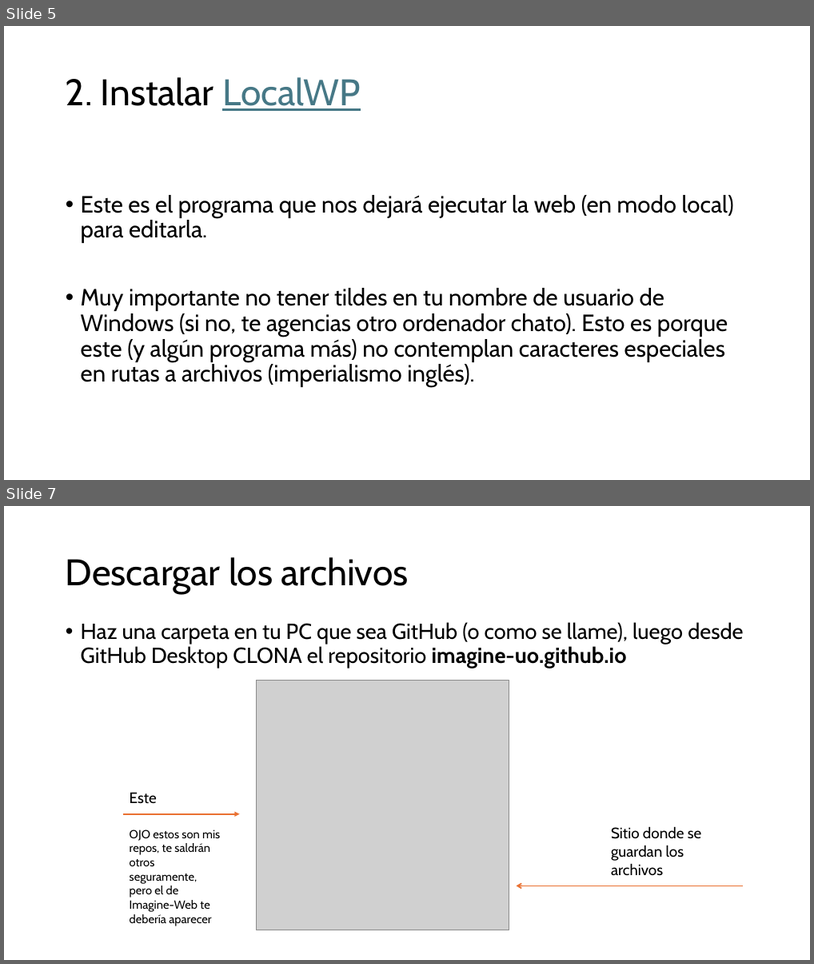
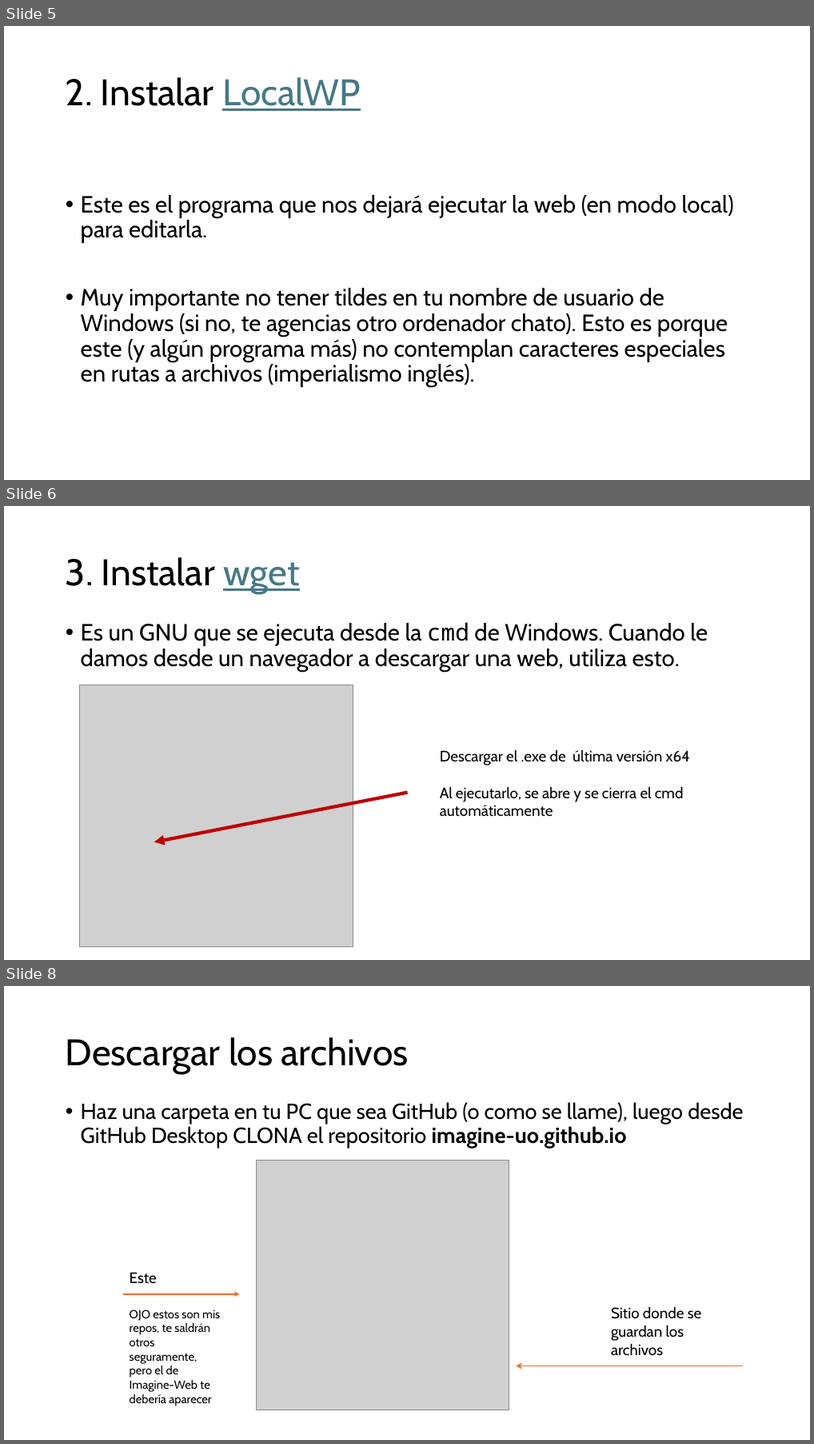
Before and after one commit to imagine-uo/imagine-uo.github.io, a slide deck: Guía para editar la web del grupo.pptx. Shown one above the other, each under a label of ours: slides 5 and 7 before the commit, slides 5, 6 and 8 after it; the slides between them are not shown. The pictures are 814x964 and 814x1444 pixels, drawn with LibreOffice and Linux fonts; fonts in the diff are those of the drawing; grey boxes stand for pictures. Boxes give left, top, right and bottom in pixels: in the first picture for what was removed or moved away, otherwise in the second. Text is boxed around its words. In the diff, an @@ line names an element or a change of style, - is before the commit and + after.

```diff
--- a/Guía para editar la web del grupo.pptx
+++ b/Guía para editar la web del grupo.pptx
@@ slide 6 added at [4, 506, 810, 960], background #FFFFFF @@
@@ title added at [66, 557, 300, 594], 44 pt, text #000000 @@
+3. Instalar wget
@@ text added at [81, 622, 708, 672], 28 pt, text #000000 @@
+• Es un GNU que se ejecuta desde la cmd de Windows. Cuando le damos desde un navegador a descargar una web, utiliza esto.
@@ picture added at [80, 685, 353, 947] @@
@@ text added at [440, 749, 690, 816], 18 pt, text #000000 @@
+Descargar el .exe de última versión x64
+Al ejecutarlo, se abre y se cierra el cmd automáticamente
@@ arrow added from (407, 792) to (154, 842), #C00000 4 pt @@
@@ what was slide 7 is now slide 8 @@
```
Also in this commit, not shown: 5 slides changed, 2 other slides added, 5 slides removed, 1 other file.
